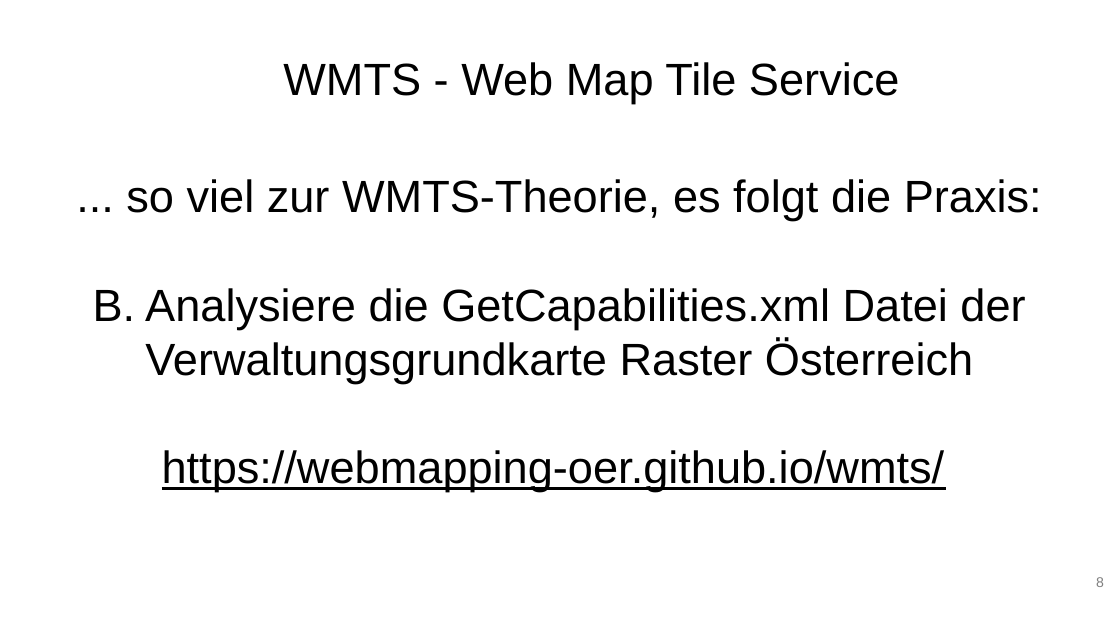
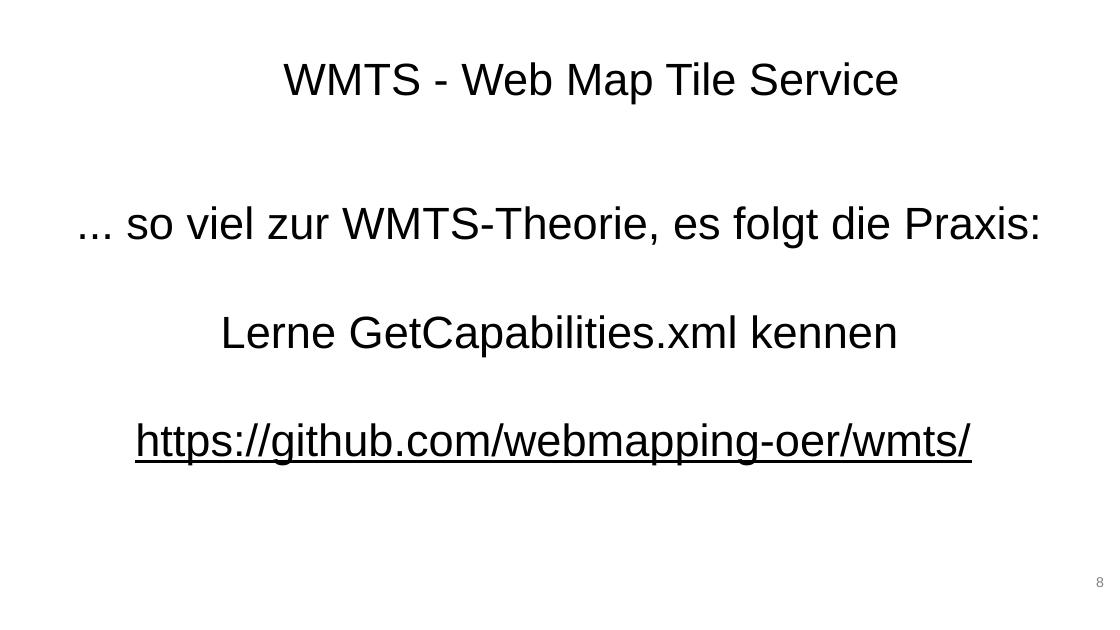
Before and after one commit to webmapping-oer/wmts, a slide deck: slide 8 of material/slides.odp. Drawn at 1120x630 pixels with LibreOffice and Linux fonts; fonts in the diff are those of the drawing; background and template pictures are left out. Boxes give left, top, right and bottom in pixels: in the first picture for what was removed or moved away, otherwise in the second. Text is boxed around its words. In the diff, an @@ line names an element or a change of style, - is before the commit and + after.

```diff
--- a/material/slides.odp
+++ b/material/slides.odp
@@ subtitle at (135,315,970,465): text changed @@
-B. Analysiere die GetCapabilities.xml Datei der Verwaltungsgrundkarte Raster Österreich
-https://webmapping-oer.github.io/wmts/
+Lerne GetCapabilities.xml kennen
+https://github.com/webmapping-oer/wmts/
```
Also in this commit, not shown: 1 other slide changed.
